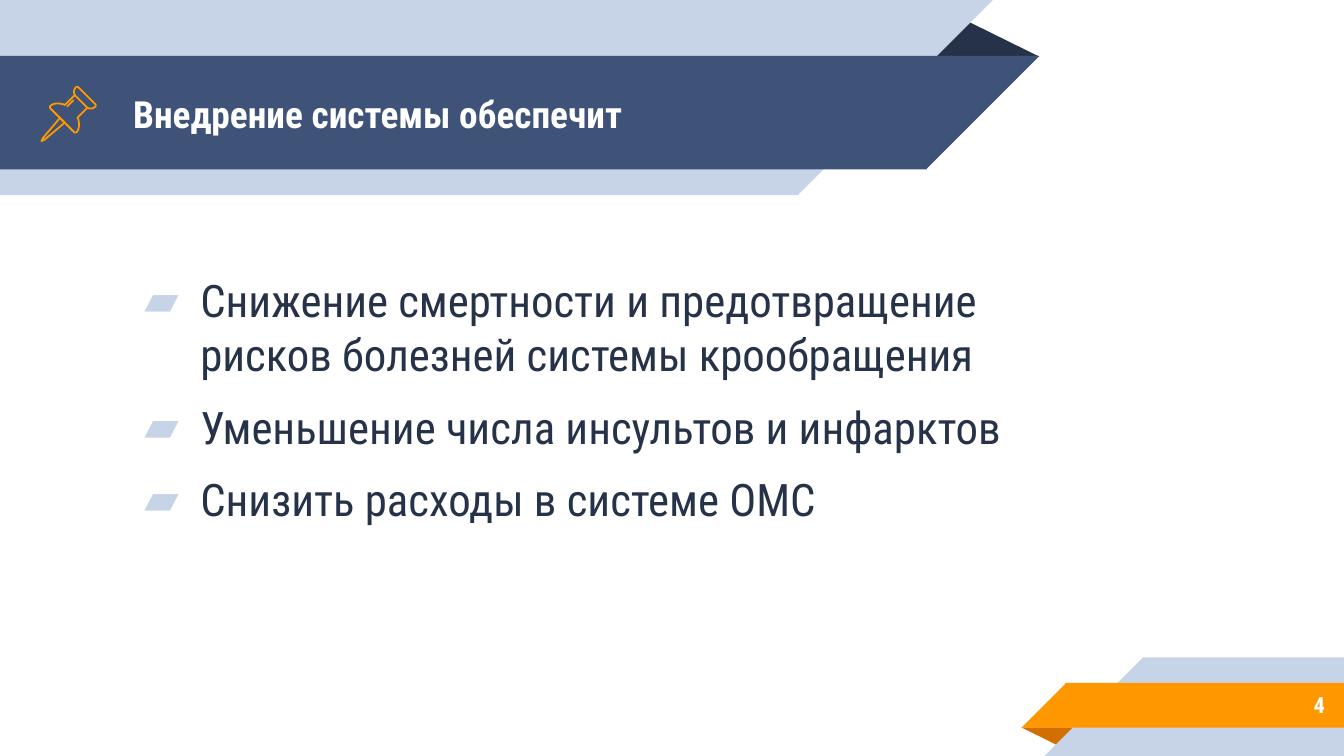
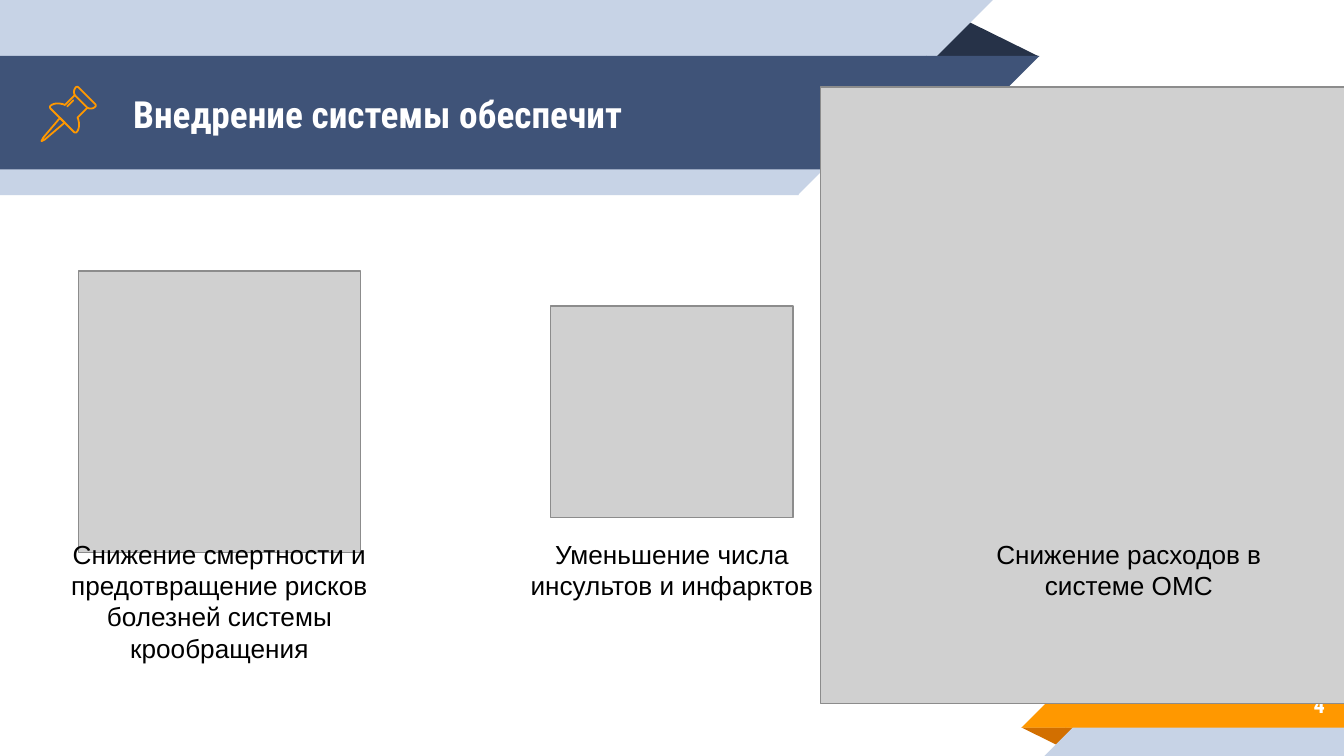
Before and after one commit to KochankovID/hacatone_miac, a slide deck: slide 4 of visual/Danko.pptx. Drawn at 1344x756 pixels with LibreOffice and Linux fonts; fonts in the diff are those of the drawing; grey boxes stand for pictures. Boxes give left, top, right and bottom in pixels: in the first picture for what was removed or moved away, otherwise in the second. Text is boxed around its words. In the diff, an @@ line names an element or a change of style, - is before the commit and + after.

```diff
--- a/visual/Danko.pptx
+++ b/visual/Danko.pptx
@@ picture added at (820,87,1344,704) @@
@@ picture added at (79,271,362,554) @@
@@ text removed at (200,284,1001,525) @@
-▰ Снижение смертности и предотвращение рисков болезней системы крообращения
-▰ Уменьшение числа инсультов и инфарктов
-▰ Снизить расходы в системе ОМС
@@ picture added at (551,306,793,517) @@
@@ text added at (71,542,367,664), 14 pt, text #000000 @@
+Снижение смертности и предотвращение рисков болезней системы крообращения
@@ text added at (531,546,813,601), 14 pt, text #000000 @@
+Уменьшение числа инсультов и инфарктов
@@ text added at (996,545,1261,596), 14 pt, text #000000 @@
+Снижение расходов в системе ОМС
```
Also in this commit, not shown: 11 other slides changed, 1 slide added, 3 slides removed, 1 other file.
